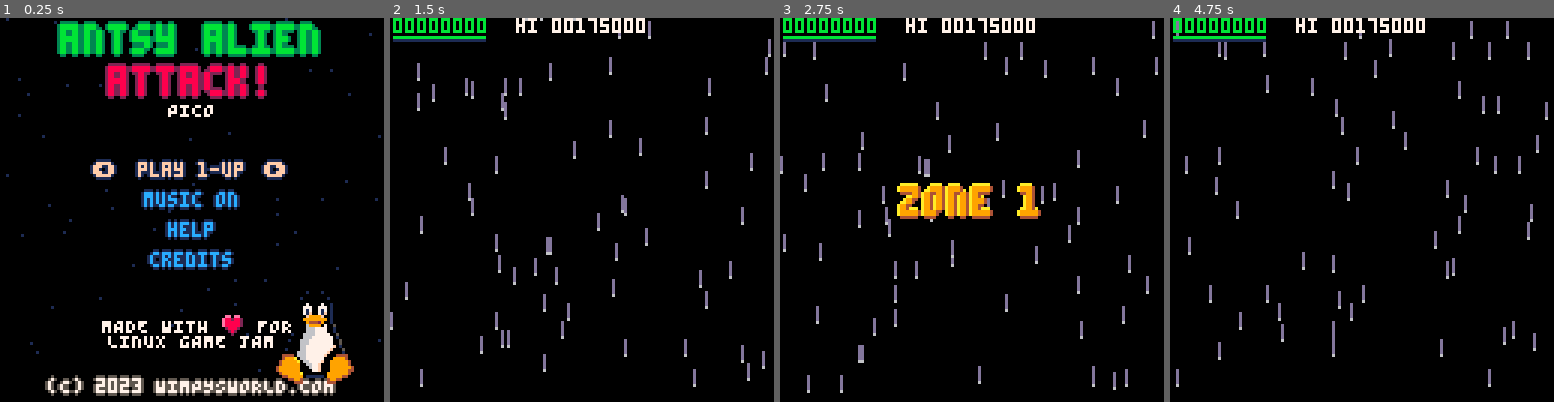
Above: before the commit, frames 1-4 (left to right).
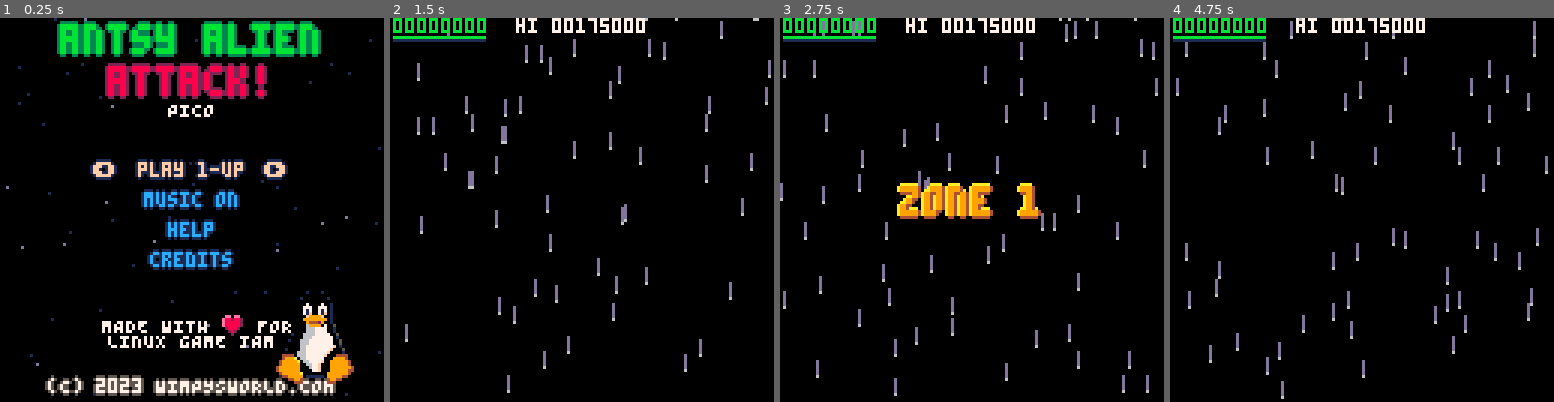
Above: after the commit, the same moments.

Repository: wimpysworld/antsy-alien-attack-pico
Game: PICO-8 cartridge main.p8
Two runs of this game, one before a commit and one after it. Both use one fixed random seed, a clock stepped at 60 frames per second and the inputs below.
Inputs:
- Up to frame 1 (0.25 s): no input
- Up to frame 2 (1.5 s): tap X (X key) at 0.33, 1.07 s; tap O (Z key) at 0.7 s
- Up to frame 3 (2.75 s): hold Right 1.6-2.1 s; tap O (Z key) at 1.7, 2.1, 2.5 s; tap X (X key) at 1.85 s; hold Up 2.15-2.42 s; hold Right from 2.47 s (still down)
- Up to frame 4 (4.75 s): tap O (Z key) every 0.4 s from 2.9 to 4.5 s; tap X (X key) at 2.97, 4.08 s; release Right at 3.03 s; hold Left 3.08-3.58 s; hold Down 3.63-3.97 s; hold Right 4.02-4.68 s; hold Up from 4.73 s (still down)

The runs differ from the first frame. In frame 1, 0.5% of the frame differs, in the area x 1-100%, y 0-99%; in frame 2, 3.3%; in frame 3, 4.2%; in frame 4, 4.3%, in the area x 1-99%, y 0-100%.

Commit message:
chore: PICO-8 token optimisations (explosions)

Diff:
--- a/main.p8
+++ b/main.p8
@@ -430,98 +430,110 @@
 end
 
 function update_explosions()
-  for ex in all(explosions) do
-    if ex.wait then
-      ex.wait-=0.95
-      if (ex.wait<=0)	ex.wait=nil
-    else
-      ex.age+=0.85
-
-      if ex.sx then
-        ex.x+=ex.sx
-        ex.y+=ex.sy
-        if ex.tox	then
-         ex.tox+=ex.sx
-         ex.toy+=ex.sy
-        end
-      end
-
-     --cloud rate of collapse
-     if (ex.tor) ex.r+=ex.tor-ex.r*ex.spd/1.25
-
-      if ex.tox then
-        ex.x+=(ex.tox-ex.x)/ex.spd/250
-        ex.y+=(ex.toy-ex.y)/ex.spd/500
-      end
+ for ex in all(explosions) do
+  if ex.wait then
+   ex.wait-=0.95
+   if (ex.wait<=0)	ex.wait=nil
+  else
+   ex.age+=0.85
+
+   if ex.sx then
+    ex.x+=ex.sx
+    ex.y+=ex.sy
+    if ex.tox	then
+     ex.tox+=ex.sx
+     ex.toy+=ex.sy
+    end
+   end
+
+   --cloud rate of collapse
+   if (ex.tor) ex.r+=ex.tor-ex.r*ex.spd/1.25
+
+   if ex.tox then
+    ex.x+=(ex.tox-ex.x)/ex.spd/250
+    ex.y+=(ex.toy-ex.y)/ex.spd/500
+   end
 
    //clouds drift upwards
    ex.y-=0.85
 
-     --max age
-     if ex.age>=ex.maxage or ex.r<1 then
-       if ex.at_end=="collapse" then
-         ex.at_end=nil
-         ex.maxage+=300
-         ex.tor=0
-         ex.spd=0.2
-         ex.wait=0
-       else
-        del(explosions,ex)
-       end
-     end
+   --max age
+   if ex.age>=ex.maxage or ex.r<1 then
+    if ex.at_end=="collapse" then
+     ex.maxage+=300
+     ex.at_end,
+     ex.tor,
+     ex.spd,
+     ex.wait=
+      nil,
+      0,
+      0.2,
+      0
+    else
+     del(explosions,ex)
+    end
    end
   end
+ end
 end
 
 function draw_explosions()
-  for ex in all(explosions) do
-    if (not ex.wait) then
-     local r=ex.r
-      local layer={
-      0,
-      r*0.05,
-       r*0.17,
-       r*0.35,
-       r*0.60
-      }
-      local style={
-       "1,4,9,10,7",  --yellow
-       "5,4,9,10,15", --orange
-       "1,4,8,9,10",  --fire
-      "1,5,13,6,7",  --smoke
-       "1,2,8,14,7",  --red
-       "1,3,11,10,7", --green
-       "1,13,12,6,7"  --blue
-      }
-
-      for i=1,#layer do
-       circfill(
-        ex.x,
-        ex.y-layer[i],
-        ex.r-layer[i],
-        split(style[ex.style])[i]
-       )
-      end
-    end
-  end
+ for ex in all(explosions) do
+  if (not ex.wait) then
+   local r=ex.r
+   local layer,style={
+    0,
+    r*0.05,
+    r*0.17,
+    r*0.35,
+    r*0.60
+   },
+   {
+    "1,4,9,10,7",  --yellow
+    "5,4,9,10,15", --orange
+    "1,4,8,9,10",  --fire
+    "1,5,13,6,7",  --smoke
+    "1,2,8,14,7",  --red
+    "1,3,11,10,7", --green
+    "1,13,12,6,7"  --blue
+   }
+
+   for i=1,#layer do
+    //3 is the radius
+    circfill(
+     ex.x,
+     ex.y-layer[i],
+     r-layer[i],
+     split(style[ex.style])[i]
+    )
+   end
+  end
+ end
 end
 
 function init_stars()
- stars={}
- hyperspeed,hyperspeed_target=0,0
-
+ stars,
+ hyperspeed,
+ hyperspeed_target,
  -- starfield acceleration
  -- can react to player input
  stars_max_accy,
+ stars_min_accy,
+ stars_accx,
+ stars_accy,
  stars_min_accy=
-  3,1
-
- stars_accx,stars_accy=
-  0,stars_min_accy
+  {},
+  0,
+  0,
+  3,
+  1,
+  0,
+  1
 
  for i=1,64 do
-  local s=rnd_range(0.25,1,true)
-  local c=1
+  local s,c=
+   rnd_range(0.25,1.25,true),
+   1
   if (s>1) c=13
 
   add(stars,{
